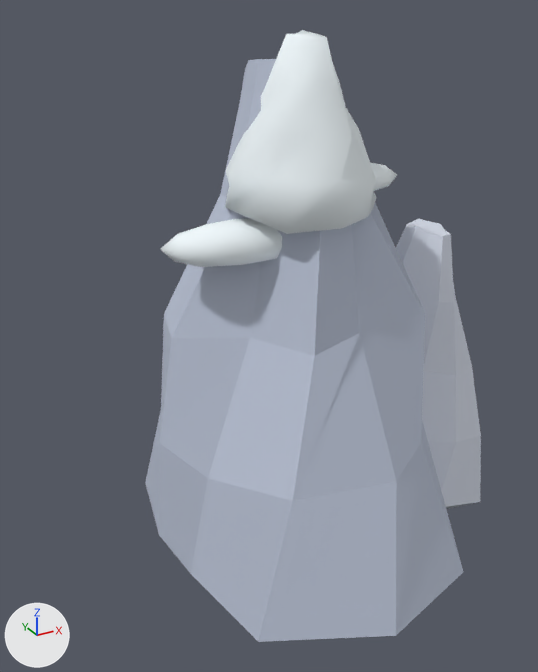
One commit to the glTF model assets/northern/northern_peak_a.glb: the scene before it, then after it.
One viewpoint serves both versions: a camera (50 mm lens) standing at (-9.85, -16.07, 14.13) and looking at (-0.93, 0.15, 6.02). The axes (+X, +Y, +Z) are drawn at lower left. The lights are the same throughout. The first picture is the older version. Vertices at exactly the same position are counted once.

The first picture shows 'northern_peak_a.001'.
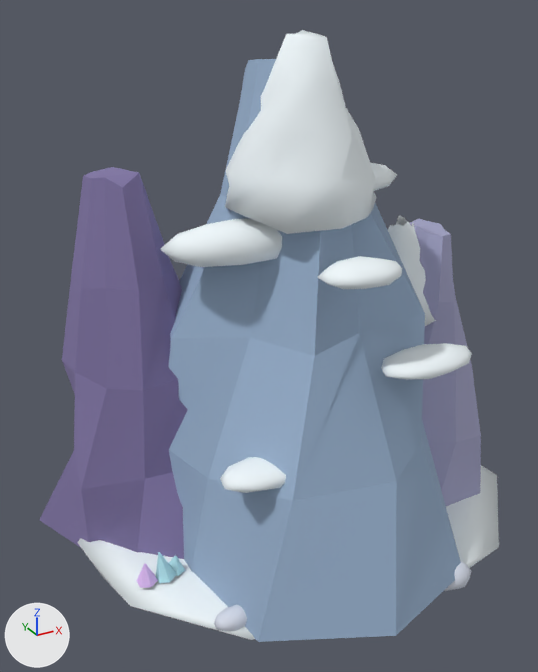
Where the change shows, as pixel boxes [x1, y1, x2, y2] in the pictures (538 x 672 px; the box of a moved part takes in the faces that stretch with it):
'northern_peak_a.001', reshaped, moved, turned
    before: [145, 30, 481, 642]
    after: [39, 30, 499, 642]
part 1 of me_hero_crag_mesh_002, moved or reshaped
    both: [225, 30, 377, 234]
part 2 of me_hero_crag_mesh_002, moved or reshaped
    before: [145, 59, 463, 642]
    after: [168, 59, 461, 642]
part 3 of me_hero_crag_mesh_002, moved or reshaped
    before: [396, 219, 481, 509]
    after: [409, 219, 481, 506]
part 4 of me_hero_crag_mesh_002, added
    after: [39, 167, 499, 640]

The change in detail:
Material 'MRN_mountain_blue' (mat_mrn_mountain_blue) is new.
Its base color is (0.31, 0.43, 0.6) (blue #97afcb).
Its roughness is 0.88.
Material 'MRN_wisp_b' (mat_mrn_wisp_b) is new.
Its base color is (0.76, 0.52, 0.94) (purple #e2bff8).
Its roughness is 0.88.
Material 'MRN_ice' (mat_mrn_ice) is new.
Its base color is (0.47, 0.82, 0.9) (cyan #b6eaf3).
Its roughness is 0.88.
Material 'MRN_mountain_lavender' (mat_mrn_mountain_lavender) is new.
Its base color is (0.38, 0.38, 0.58) (greyish blue #a6a6c8).
Its roughness is 0.88.
Material 'MRN_purple' (mat_mrn_purple) is new.
Its base color is (0.22, 0.18, 0.38) (blue #8176a6).
Its roughness is 0.88.
me_hero_crag_mesh_002 is used by ob_northern_peak_a_001; location (0.0, 0.0, 0.0); rotation (-0.08, 0.0, 0.0), in degrees (-4.6, 0, 0).
me_hero_crag_mesh_002 had 291 vertices, 558 faces and spanned x -4.07..7.25, y -5.94..4.6, z -0.22..13.65.
me_hero_crag_mesh_002 no longer uses material mat_mrn_stone (pale blue #b8c0d3).
me_hero_crag_mesh_002 now has 1013 vertices, 1946 faces and spans x -3.83..10.38, y -8.3..3.3, z -1.23..13.18.
me_hero_crag_mesh_002 part 1: the loose piece of 55 vertices spanning x -2.07..2.3, y -3.01..1.49, z 9.23..13.65 is multiplied about its middle by the matrix ((0.995, -0.008, 0.096), (0.0, 0.997, 0.08), (-0.096, -0.08, 0.992)), then moved by (4.27, -1.48, -0.45).
me_hero_crag_mesh_002 part 2: the loose piece of 55 vertices spanning x -4.07..4.95, y -5.94..4.6, z -0.17..13.18 is multiplied about its middle by the matrix ((0.995, -0.008, 0.096), (0.0, 0.997, 0.08), (-0.096, -0.08, 0.992)), then moved by (3.8, -1.88, -0.45), in mat_mrn_mountain_blue (blue #97afcb).
me_hero_crag_mesh_002 part 3: the loose piece of 55 vertices spanning x 0.69..7.25, y -2.31..3.35, z -0.22..8.33 is multiplied about its middle by the matrix ((0.995, -0.008, 0.096), (0.0, 0.997, 0.08), (-0.096, -0.08, 0.992)), then moved by (3.54, -2.08, -0.86), in mat_mrn_mountain_lavender (greyish blue #a6a6c8).
me_hero_crag_mesh_002 part 4: 722 vertices added at x -3.83..9.74, y -7.5..3.3, z -1.0..10.33.
Other edits to the shape of me_hero_crag_mesh_002 do not show in these pictures.
me_hero_crag_mesh_002 gains material mat_mrn_purple (blue #8176a6).
me_hero_crag_mesh_002 gains material mat_mrn_mountain_blue (blue #97afcb).
me_hero_crag_mesh_002 gains material mat_mrn_ice (cyan #b6eaf3).
me_hero_crag_mesh_002 gains material mat_mrn_wisp_b (purple #e2bff8).
me_hero_crag_mesh_002 gains material mat_mrn_mountain_lavender (greyish blue #a6a6c8).
Object 'northern_peak_a.001' (ob_northern_peak_a_001) moves from (0.0, 0.0, 0.0) to (-3.2, 2.4, 0.1).
Object 'northern_peak_a.001' (ob_northern_peak_a_001) turns from (-4.6, 0, 0) to (0, -5.5, 0) degrees about x, y and z.
